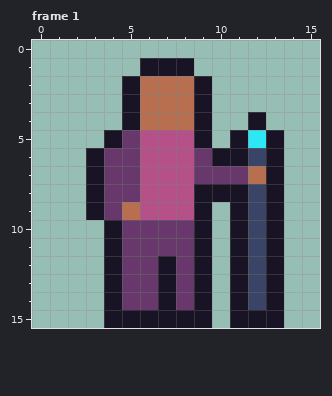
Pixel-art file, stored at core/assets/bishop-idle.ase. The picture above is the old version.
16x16 pixels, 1 frame. Shown: frame 1. The commit also changed other frames, which this record leaves out.
After the commit:
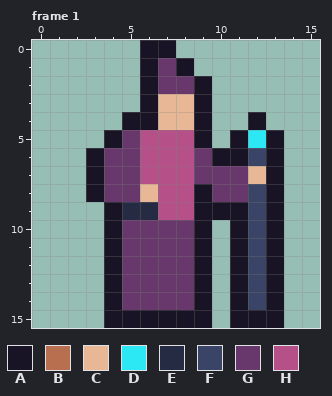
Palette (. is transparent): A #181425  B #b86f50  C #e8b796  D #2ce8f5  E #262b44  F #3a4466  G #68386c  H #b55088
Edits made:
Frame 1:
y 0: x 6..7 .. -> AA
y 1: x 7 A -> G
y 2: x 5..8 ABBB -> .AGG
y 3: x 5..8 ABBB -> .ACC
y 4: x 6..8 BBB -> ACC
y 7: x 12 B -> C
y 8: x 6 H -> C; x 10..11 AA -> GG
y 9: x 3..6 AGBH -> .AEE; x 10 . -> A
y 12..14: x 7 A -> G
Boxes around the changes in both pictures, in picture pixels (x1, y1, x2, y2):
changed: (86, 40, 266, 310)
